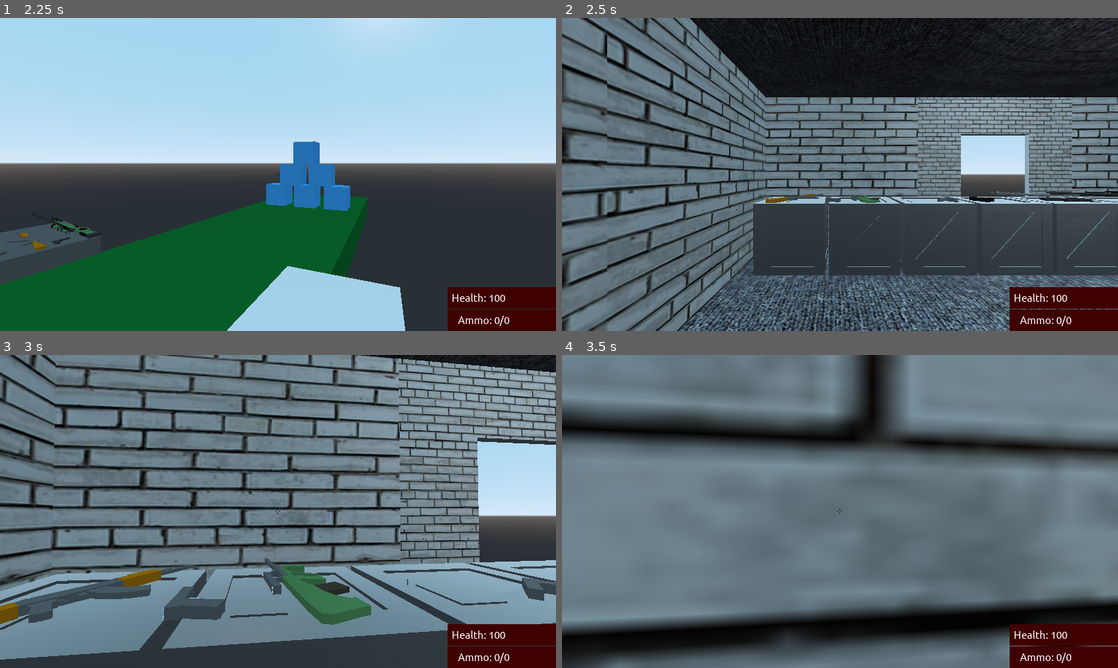
Above: before the commit, frames 1-4 (two rows, left to right).
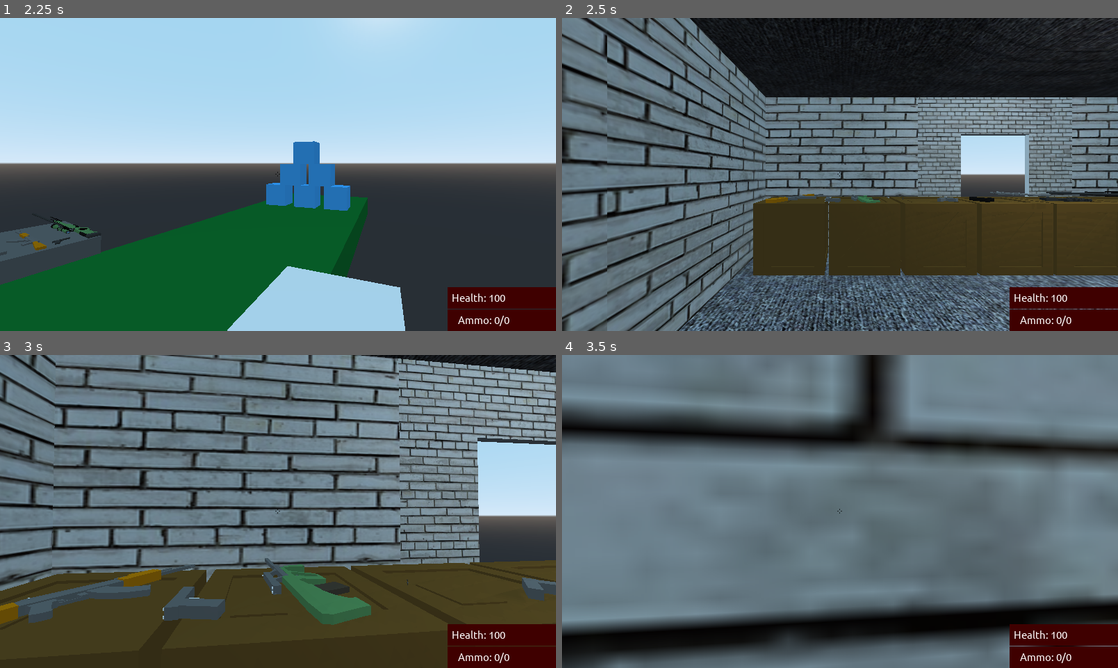
Above: after the commit, the same moments.

Repository: ssebs/firingrange
Game: Godot game, scene res://Scenes/GUI/Main.tscn
Same seed, same stepped clock (60 frames per second), same inputs: the game is played once before the commit and once after it. Sound files missing from this copy of the repository are replaced by a short silence.
Inputs (mouse positions are in pixels of both pictures, inside the frame that each line leads up to):
- Up to frame 1 (2.25 s): click "Start Game" at 0.5 s; tap Enter at 1.25 s; move the mouse to (400, 158) at 1.27 s; press the mouse at (400, 158) at 1.28 s; hold D (move_right) 1.28-2.03 s; tap Space (jump) at 1.52 s; move the mouse to (250, 174) at 2.02 s; release the mouse at (250, 174) at 2.03 s; hold W (move_forward) from 2.03 s (still down); right-click (250, 174) at 2.1 s
- Up to frame 2 (2.5 s): keep holding W (move_forward); tap Space (jump) at 2.27 s; click (812, 174) at 2.3 s
- Up to frame 3 (3 s): keep holding W (move_forward); move the mouse to (289, 505) at 2.77 s; press the mouse at (289, 505) at 2.78 s
- Up to frame 4 (3.5 s): keep holding W (move_forward)

Frame 1 is identical in both runs. In frame 2, 16% of the frame differs, in the area x 34-100%, y 57-83%; in frame 3, 24%, in the area x 0-100%, y 65-100%; in frame 4, nothing differs.

Commit message:
code cleanup

Diff:
--- a/Scenes/Guns/ARs/AK.gd
+++ b/Scenes/Guns/ARs/AK.gd
@@ -1,5 +1,15 @@
 extends "res://Scenes/Guns/ARs/ARGeneric.gd"
 
-#_al=30, _as=60, _dmg=20, _fs=1, _vel=80, _hr=1, _vr=2
-func _init().(30,60,34, 0.75, 80, 2, 3):
-	pass
+##_al=30, _as=60, _dmg=20, _fs=1, _vel=80, _hr=1, _vr=2
+#func _init().(30,60,34, 0.75, 80, 2, 3):
+#	pass
+
+func init_vars():
+	ammo_left = 35
+	ammo_spare = 70
+	max_ammo_in_mag = 35
+	fire_speed = 0.75
+	damage = 35
+	bullet_vel = 80
+	h_recoil = 2
+	v_recoil = 3
--- a/Scenes/Guns/ARs/ARGeneric.gd
+++ b/Scenes/Guns/ARs/ARGeneric.gd
@@ -108,3 +108,7 @@
 
 func destroy():
 	audio.stop()
+
+# To inherit later
+func init_vars():
+	pass
--- a/Scenes/Guns/ARs/M16.gd
+++ b/Scenes/Guns/ARs/M16.gd
@@ -1,5 +1,12 @@
 extends "res://Scenes/Guns/ARs/ARGeneric.gd"
+#
+##_al=30, _as=60, _dmg=20, _fs=1, _vel=80, _hr=1, _vr=2
+#func _init().(40,80,20,3):
+#	pass
 
-#_al=30, _as=60, _dmg=20, _fs=1, _vel=80, _hr=1, _vr=2
-func _init().(40,80,20,3):
-	pass
+func init_vars():
+	ammo_left = 40
+	ammo_spare = 80
+	max_ammo_in_mag = 40
+	fire_speed = 3
+	damage = 20
--- a/Scenes/Guns/Pistols/BasicPistol.gd
+++ b/Scenes/Guns/Pistols/BasicPistol.gd
@@ -1,5 +1,14 @@
 extends "res://Scenes/Guns/Pistols/PistolGeneric.gd"
 
 #_al=7, _as=21, _dmg=20, _fs=1, _vel=80, _hr=1, _vr=2
-func _init().(7, 21, 101, 0.5, 10, 2, 5):
-	pass
+#func _init().(7, 21, 101, 0.5, 10, 2, 5):
+#	pass
+
+func init_vars():
+	ammo_left = 7
+	ammo_spare = 21
+	max_ammo_in_mag = 7
+	fire_speed = 0.5
+	damage = 10
+	h_recoil = 2
+	v_recoil = 5
--- a/Scenes/Guns/Pistols/Deagle.gd
+++ b/Scenes/Guns/Pistols/Deagle.gd
@@ -1,5 +1,15 @@
 extends "res://Scenes/Guns/Pistols/PistolGeneric.gd"
 
 #_al=7, _as=21, _dmg=20, _fs=1, _vel=80, _hr=1, _vr=2
-func _init().(5, 15, 151, 0.5, 80, 1, 5):
-	pass
+#func _init().(5, 15, 151, 0.5, 80, 1, 5):
+#	pass
+
+func init_vars():
+	ammo_left = 5
+	ammo_spare = 15
+	max_ammo_in_mag = 5
+	fire_speed = 0.5
+	damage = 151
+	bullet_vel = 80
+	h_recoil = 2
+	v_recoil = 5
--- a/Scenes/Guns/Pistols/PistolGeneric.gd
+++ b/Scenes/Guns/Pistols/PistolGeneric.gd
@@ -112,3 +112,7 @@
 
 func destroy():
 	audio.stop()
+
+# To inherit later
+func init_vars():
+	pass
--- a/Scenes/Guns/Pistols/TestGun.gd
+++ b/Scenes/Guns/Pistols/TestGun.gd
@@ -1,4 +1,9 @@
 extends "res://Scenes/Guns/Pistols/PistolGeneric.gd"
 
-func _init().(5,10):
-	pass
+#func _init().(5,10):
+#	pass
+
+func init_vars():
+	ammo_left = 5
+	ammo_spare = 10
+	max_ammo_in_mag = 10
--- a/Scenes/Guns/SMGs/P90.gd
+++ b/Scenes/Guns/SMGs/P90.gd
@@ -1,8 +1,16 @@
 extends "res://Scenes/Guns/SMGs/SMGGeneric.gd"
 
 #_al=30, _as=60, _dmg=15, _fs=2, _vel=80, _hr=1, _vr=2
-func _init().(50,100,25, 2, 80, 2, 3):
-	pass
+#func _init().(50,100,25, 2, 80, 2, 3):
+#	pass
+
+func init_vars():
+	ammo_left = 50
+	ammo_spare = 150
+	max_ammo_in_mag = 50
+	fire_speed = 2
+	damage = 25
+
 
 func reload():
 	if ap.is_playing():
--- a/Scenes/Guns/SMGs/SMGGeneric.gd
+++ b/Scenes/Guns/SMGs/SMGGeneric.gd
@@ -108,3 +108,7 @@
 
 func destroy():
 	audio.stop()
+
+# To inherit later
+func init_vars():
+	pass
--- a/Scenes/Guns/SMGs/Vector.gd
+++ b/Scenes/Guns/SMGs/Vector.gd
@@ -1,5 +1,15 @@
 extends "res://Scenes/Guns/SMGs/SMGGeneric.gd"
 
 #_al=30, _as=60, _dmg=15, _fs=2, _vel=80, _hr=1, _vr=2
-func _init().(25,50,45, 1.5, 80, 3, 5):
-	pass
+#func _init().(25,50,45, 1.5, 80, 3, 5):
+#	pass
+
+func init_vars():
+	ammo_left = 25
+	ammo_spare = 50
+	max_ammo_in_mag = 25
+	fire_speed = 1.5
+	damage = 45
+	bullet_vel = 80
+	h_recoil = 3
+	v_recoil = 5
--- a/Scenes/Guns/Snipers/AWP.gd
+++ b/Scenes/Guns/Snipers/AWP.gd
@@ -1,5 +1,12 @@
 extends "res://Scenes/Guns/Snipers/SniperGeneric.gd"
 
 #_al=30, _as=60, _dmg=20, _fs=1, _vel=80, _hr=1, _vr=2
-func _init().(7,21,151,0.5,80,1,2):
-	pass
+#func _init().(7,21,151,0.5,80,1,2):
+#	pass
+
+func init_vars():
+	ammo_left = 7
+	ammo_spare = 21
+	max_ammo_in_mag = 7
+	fire_speed = 0.5
+	damage = 151
--- a/Scenes/Guns/Snipers/SniperGeneric.gd
+++ b/Scenes/Guns/Snipers/SniperGeneric.gd
@@ -133,3 +133,7 @@
 
 func destroy():
 	audio.stop()
+
+# To inherit later
+func init_vars():
+	pass
Not shown: 1 places in Scenes/GUI/Main.tscn that only renumber resources
Not shown, changed: _bin/FiringRange.exe
Not shown, changed: _bin/index.pck
Not shown, changed: _bin/index.wasm
